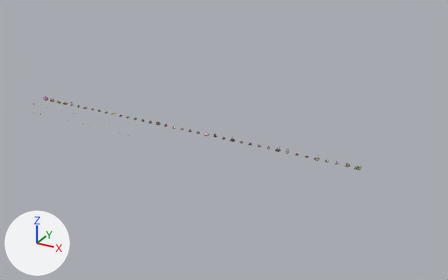
One commit to the glTF model web/models.glb: the scene before it, then after it.
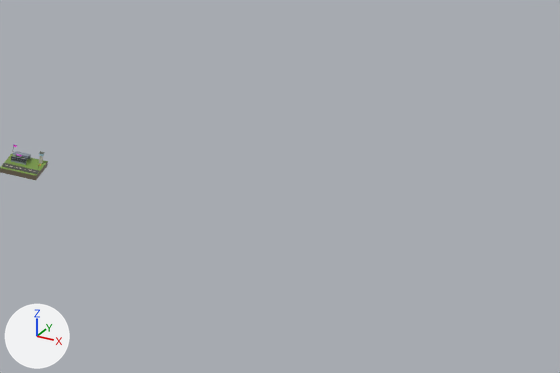
The first picture shows the older version from a camera (50 mm lens) standing at (363.0, -354.0, 176.0) and looking at (171.0, -4.0, 1.0). The close-ups show the older and then the newer version on the part from 79% to 99% of the width and 50% to 72% of the height of that picture. Only the edits that show in the close-ups are written down. Every picture has the same lights, and +X, +Y and +Z are marked at lower left. Where no turn or scale is listed for an object, it has been applied to the vertices.

Before the edit, the objects in view are built like this:
```python
me_airfield = bpy.data.meshes.new('Airfield')
me_airfield.from_pydata(...)  # 260 vertices, 404 faces; spans x -1.92..1.92, y -1.92..1.92, z -0.45..1.25
me_airfield.materials.append(mat_defaultmaterial_038)
ob_airfield = bpy.data.objects.new('Airfield', me_airfield)
ob_airfield.location = (266.0, 0.0, 0.0)
```
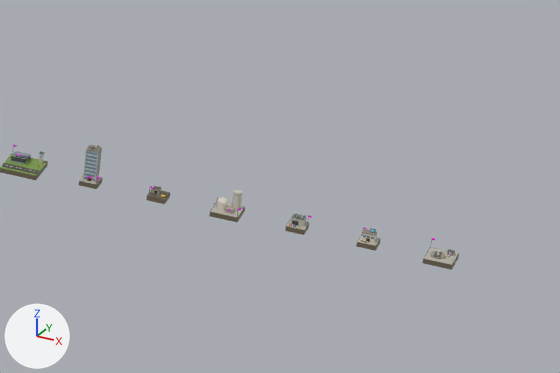
What differs and where, as boxes (x1, y1, x2, y2) in the close-ups (560 x 373 px):
'TowerBlock', added: after (79, 145, 102, 189)
'Reactor', added: after (209, 190, 245, 222)
'MissileSilo', added: after (423, 238, 459, 270)
'TvPlant', added: after (356, 227, 381, 251)
'CarPlant', added: after (285, 213, 312, 235)
'UraniumMine', added: after (146, 186, 170, 204)

What changed in the scene script:
```text
Add me_missilesilo:
    me_missilesilo.from_pydata(...)  # 237 vertices, 414 faces; spans x -1.41..1.41, y -1.41..1.41, z -0.45..1.26
    me_missilesilo.materials.append(mat_defaultmaterial_044)
Add me_tvplant:
    me_tvplant.from_pydata(...)  # 280 vertices, 468 faces; spans x -0.94..0.94, y -0.94..0.94, z -0.45..1.33
    me_tvplant.materials.append(mat_defaultmaterial_043)
Add me_carplant:
    me_carplant.from_pydata(...)  # 452 vertices, 768 faces; spans x -0.94..1.12, y -0.94..0.94, z -0.45..1.05
    me_carplant.materials.append(mat_defaultmaterial_042)
Add me_reactor:
    me_reactor.from_pydata(...)  # 433 vertices, 800 faces; spans x -1.41..1.62, y -1.41..1.41, z -0.45..1.95
    me_reactor.materials.append(mat_defaultmaterial_041)
Add me_uraniummine:
    me_uraniummine.from_pydata(...)  # 356 vertices, 616 faces; spans x -0.94..0.94, y -0.95..0.94, z -0.45..1.15
    me_uraniummine.materials.append(mat_defaultmaterial_040)
Add me_towerblock:
    me_towerblock.from_pydata(...)  # 290 vertices, 460 faces; spans x -0.94..1.12, y -0.94..0.94, z -0.45..4.07
    me_towerblock.materials.append(mat_defaultmaterial_039)
Add ob_missilesilo:
    ob_missilesilo = bpy.data.objects.new('MissileSilo', me_missilesilo)
    ob_missilesilo.location = (308.0, 0.0, 0.0)
Add ob_tvplant:
    ob_tvplant = bpy.data.objects.new('TvPlant', me_tvplant)
    ob_tvplant.location = (301.0, 0.0, 0.0)
Add ob_carplant:
    ob_carplant = bpy.data.objects.new('CarPlant', me_carplant)
    ob_carplant.location = (294.0, 0.0, 0.0)
Add ob_reactor:
    ob_reactor = bpy.data.objects.new('Reactor', me_reactor)
    ob_reactor.location = (287.0, 0.0, 0.0)
Add ob_uraniummine:
    ob_uraniummine = bpy.data.objects.new('UraniumMine', me_uraniummine)
    ob_uraniummine.location = (280.0, 0.0, 0.0)
Add ob_towerblock:
    ob_towerblock = bpy.data.objects.new('TowerBlock', me_towerblock)
    ob_towerblock.location = (273.0, 0.0, 0.0)
```
